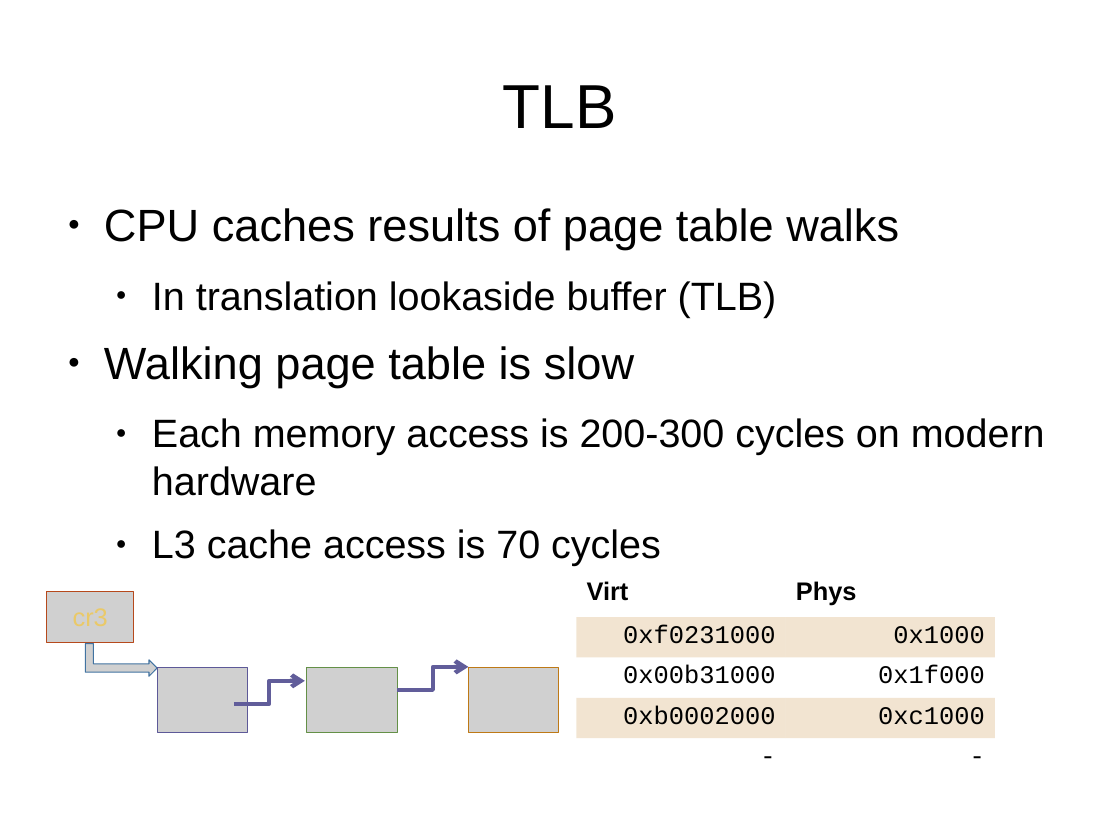
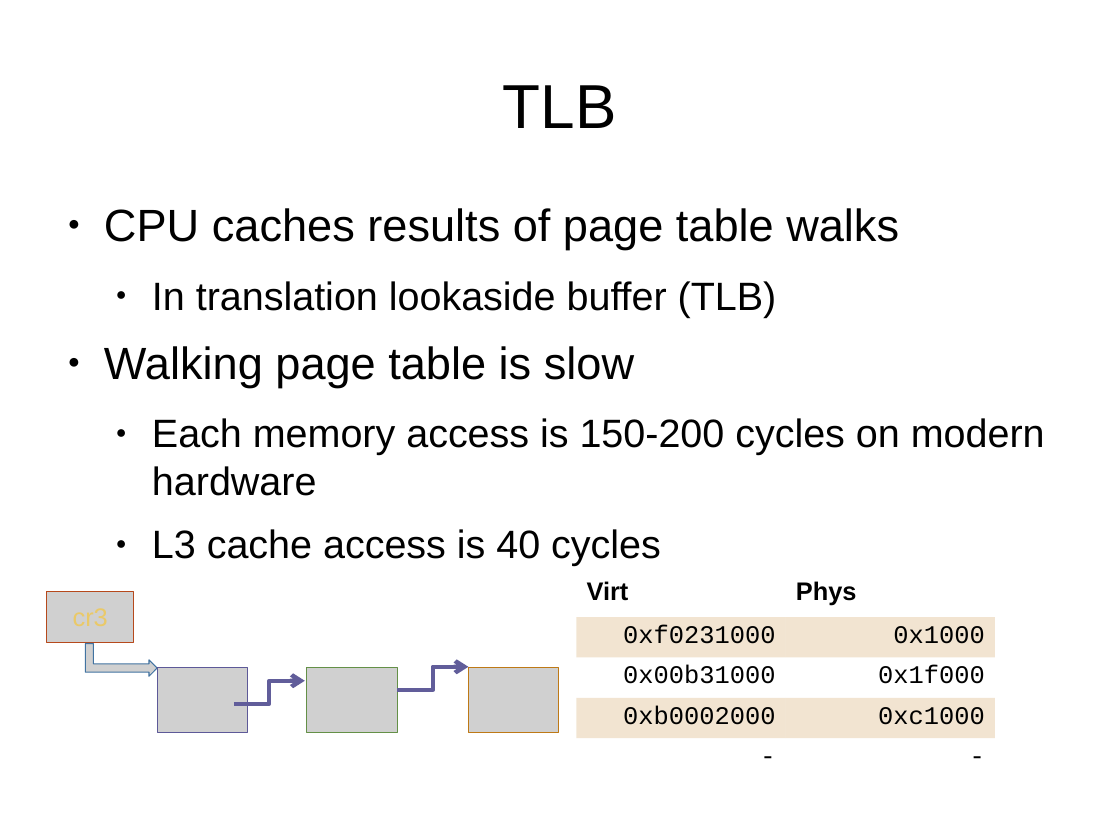
Before and after one commit to antonburtsev/cs5460, a slide deck: slide 58 of lectures/lecture11-creating-processes/lecture11-creating-processes.odp (slide 65 before the commit). Drawn at 1120x840 pixels with LibreOffice and Linux fonts; fonts in the diff are those of the drawing; grey boxes stand for pictures. Boxes give left, top, right and bottom in pixels: in the first picture for what was removed or moved away, otherwise in the second. Text is boxed around its words. In the diff, an @@ line names an element or a change of style, - is before the commit and + after.

```diff
--- a/lectures/lecture11-creating-processes/lecture11-creating-processes.odp
+++ b/lectures/lecture11-creating-processes/lecture11-creating-processes.odp
@@ text at (x1=152, y1=418, x2=1045, y2=566): text changed @@
-  ● Each memory access is 200-300 cycles on modern hardware
-  ● L3 cache access is 70 cycles
+  ● Each memory access is 150-200 cycles on modern hardware
+  ● L3 cache access is 40 cycles
```
Also in this commit, not shown: 7 slides removed, 7 other files.
